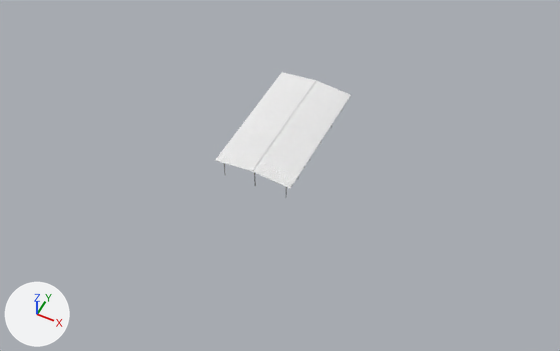
Renders of the Blender file University Environment Assets/Parking/Parking.blend from each side of a commit.
Rendered twice from a 50 mm camera at (3646.0, -7486.0, 8536.0) aimed at (139.0, -472.0, -231.0). Lighting does not change. The marker at lower left points along +X, +Y and +Z. The picture after the commit comes second.

In view in the first picture: 'Cylinder', 'Legs', 'Plate'.
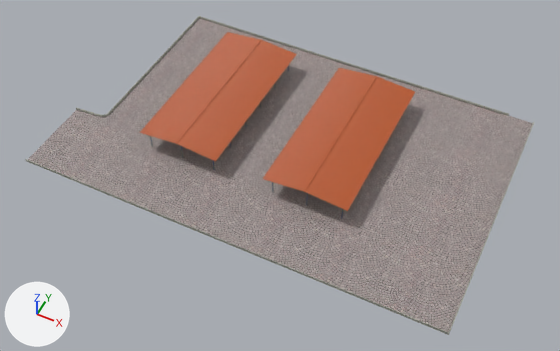
Not visible in the pictures: 'Chasie.001'.

Location of each change, (x1, y1, x2, y2) in pixels of the pictures (560 x 351 px):
'Ground', added: after (28, 18, 533, 335)
'Plate', recoloured, reshaped, moved (12% wider, 23% taller): before (215, 72, 351, 188); after (263, 68, 415, 211)
'Plate.001', added (orange): after (140, 32, 297, 161)
'Border', added: after (25, 16, 534, 335)
'Mid', added: after (304, 76, 377, 191)
'Mid.001', added: after (177, 40, 262, 143)
'Cylinder', deleted: before (252, 80, 316, 171)
'Legs', moved: before (224, 99, 349, 194); after (272, 116, 402, 219)
'Legs.001', added: after (150, 65, 289, 170)

The change, as a list of edits to the scene's bpy script:
```text
Change me_plane:
    remove me_plane.from_pydata(...)  # 2274 vertices, 1514 faces; spans x -602.0..602.0, y -1081.0..1081.0, z 333.0..404.0
    add me_plane.from_pydata(...)  # 2274 vertices, 1514 faces; spans x -653.0..653.0, y -1346.0..1346.0, z -26.0..45.0
    me_plane part 1: the whole mesh is multiplied about its middle by the matrix ((1.085, 0.0, 0.0), (0.0, 1.245, 0.0), (0.0, 0.0, 1.0)), then moved by (0.0, 0.0, -359.0)
    add me_plane.materials.append(mat_material)  # orange #b65622
Change ob_legs:
    add ob_legs.parent = ob_ground
    ob_legs.location: (0.0, 0.0, 0.0) -> (826.2, 253.7, 300.1)
Change ob_plate:
    add ob_plate.parent = ob_legs
    add ob_plate.matrix_parent_inverse = Matrix(((1.0, 0.0, 0.0, -826.2), (0.0, 1.0, 0.0, -253.7), (0.0, 0.0, 1.0, -300.1), (0.0, 0.0, 0.0, 1.0)))
    ob_plate.location: (0.0, 0.0, 0.0) -> (826.2, 253.7, 358.9)
Remove ob_cylinder:
    ob_cylinder = bpy.data.objects.new('Cylinder', me_cylinder)
Add ob_ground:
    ob_ground = bpy.data.objects.new('Ground', me_plane_001)  # 10 vertices, 4 faces; spans x -3300.0..3300.0, y -2100.0..2100.0, z 0.0; in mat_asphalt (picture img_shoe_stones___www_irandwg_com__7__jpg)
    ob_ground.location = (0.0, 0.0, 0.0)
Add ob_border:
    ob_border = bpy.data.objects.new('Border', me_cube_005)  # 132 vertices, 115 faces; spans x -6596.0..8.0, y -2100.0..2101.0, z -23.0..20.0; in mat_material_001 (picture img_05_concrete_mway_side_jpg5ac5788d_c995_4c22_a783_850124594bb3la)
    ob_border.parent = ob_ground
    ob_border.location = (3294.0, 0.0065, 19.51)
Add ob_mid_001:
    ob_mid_001 = bpy.data.objects.new('Mid.001', me_cylinder_001)  # 49 vertices, 38 faces; spans x -11.0..11.0, y -1336.0..1336.0, z -5.0..6.0; in mat_material (orange #b65622)
    ob_mid_001.parent = ob_legs_001
    ob_mid_001.location = (-1232.0, 253.7, 404.3)
Add ob_legs_001:
    ob_legs_001 = bpy.data.objects.new('Legs.001', me_cube_001)  # 1536 vertices, 1176 faces; spans x -650.0..650.0, y -1250.0..1250.0, z -301.0..86.0; in mat_blue (blue #56749f)
    ob_legs_001.parent = ob_ground
    ob_legs_001.location = (-1234.0, 253.7, 300.1)
Add ob_plate_001:
    ob_plate_001 = bpy.data.objects.new('Plate.001', me_plane_002)  # 2274 vertices, 1514 faces; spans x -653.0..653.0, y -1346.0..1346.0, z -26.0..45.0; in mat_material (orange #b65622)
    ob_plate_001.parent = ob_legs_001
    ob_plate_001.location = (-1234.0, 253.7, 358.9)
Add ob_chasie_001:
    ob_chasie_001 = bpy.data.objects.new('Chasie.001', me_cube_003)  # 128 vertices, 96 faces; spans x -602.0..602.0, y -1344.0..1344.0, z -33.0..33.0; in mat_material (orange #b65622)
    ob_chasie_001.parent = ob_legs_001
    ob_chasie_001.location = (-1234.0, 253.7, 362.3)
Add ob_mid:
    ob_mid = bpy.data.objects.new('Mid', me_cylinder_001.copy())
    ob_mid.parent = ob_legs
    ob_mid.location = (828.2, 253.7, 404.3)
```
